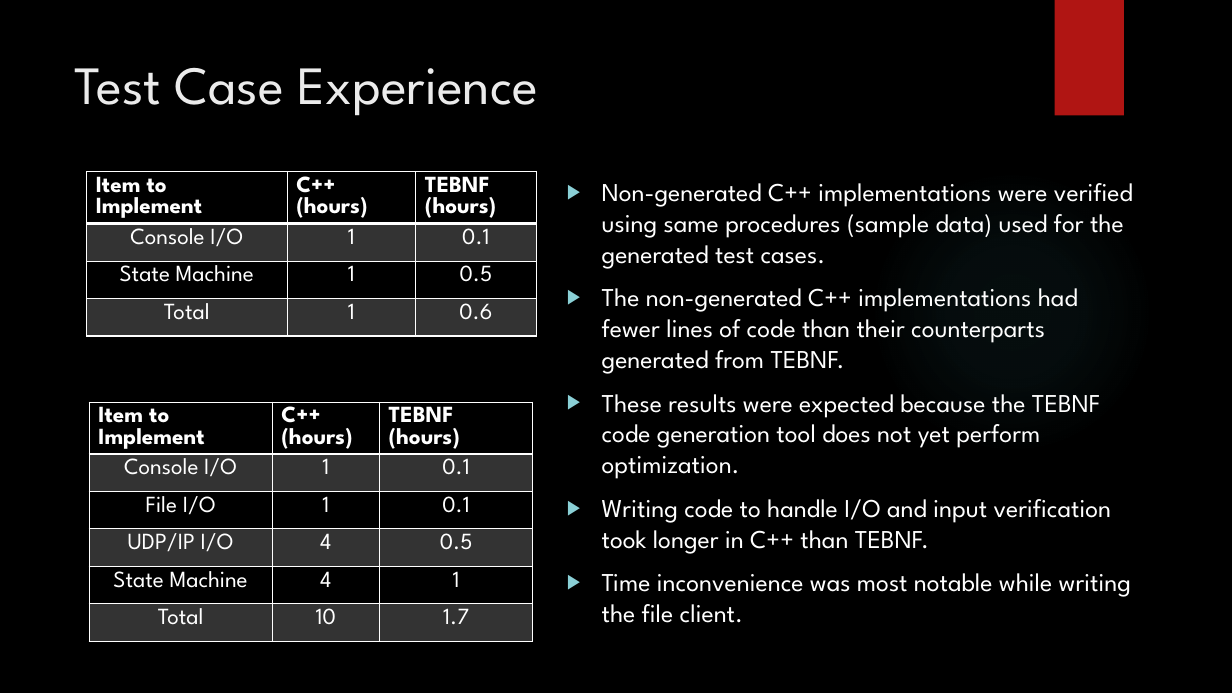
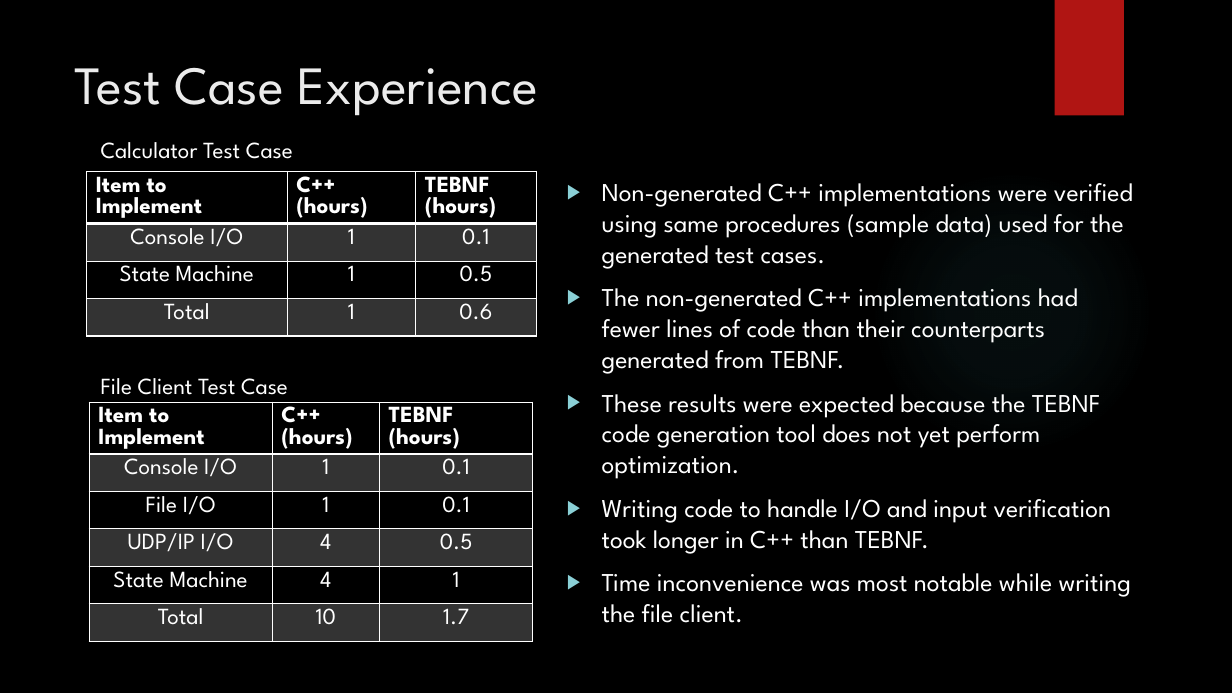
Before and after one commit to JasonGYoung/ProjectReport, a slide deck: slide 57 of DefensePresentation.pptx (slide 56 before the commit). Drawn at 1232x693 pixels with LibreOffice and Linux fonts; fonts in the diff are those of the drawing; background and template pictures are left out. Boxes give left, top, right and bottom in pixels: in the first picture for what was removed or moved away, otherwise in the second. Text is boxed around its words. In the diff, an @@ line names an element or a change of style, - is before the commit and + after.

```diff
--- a/DefensePresentation.pptx
+++ b/DefensePresentation.pptx
@@ text added at (101,142,293,159), 18 pt, text #FFFFFF @@
+Calculator Test Case
@@ text added at (101,378,288,395), 18 pt, text #FFFFFF @@
+File Client Test Case
```
Also in this commit, not shown: 12 other slides changed, 2 slides added, 2 slides removed.
